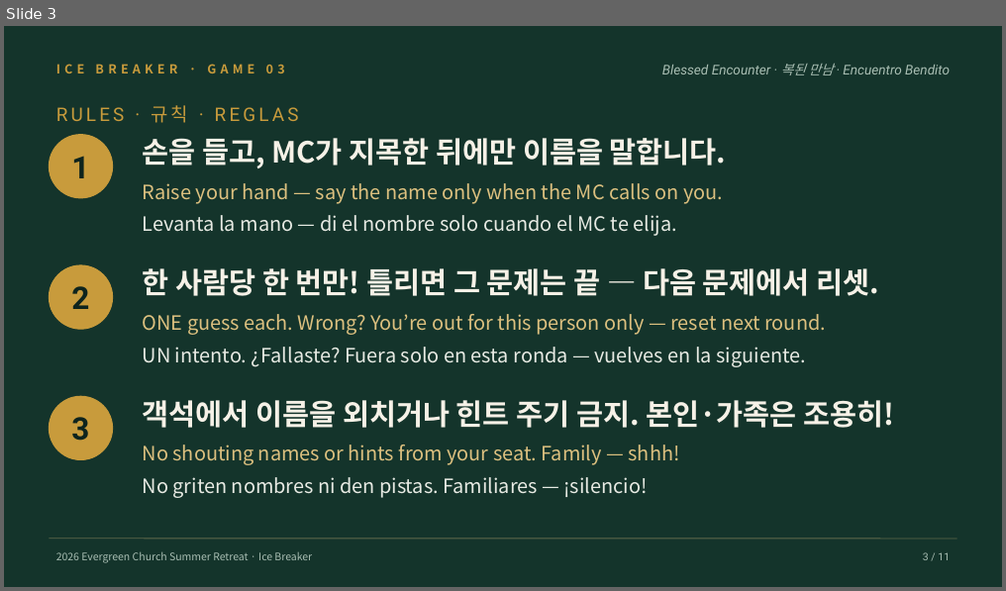
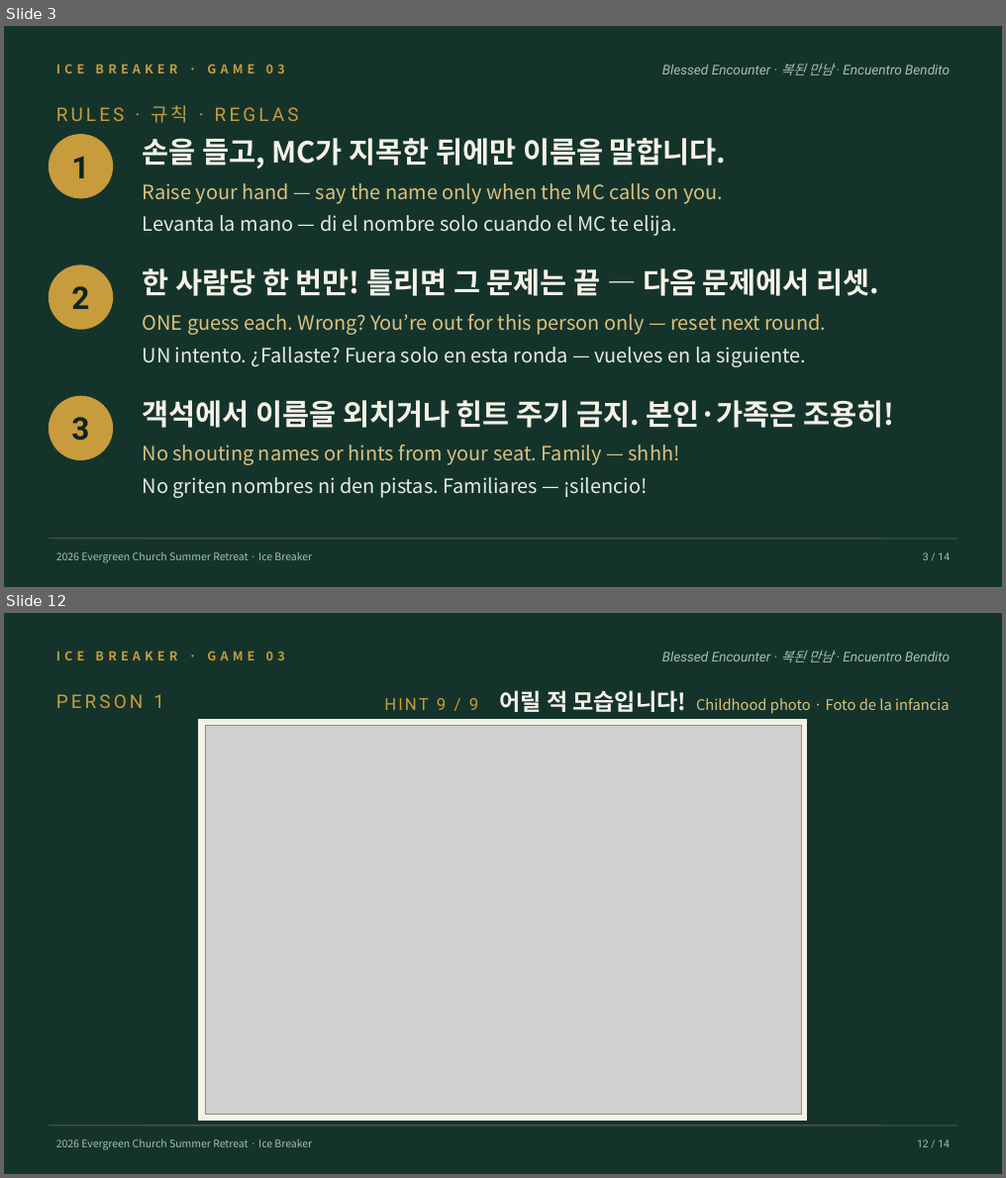
Before and after one commit to logosguru/neulpureun-retreat-2026, a slide deck: docs/icebreaker/icebreaker-03-whoisit.pptx. Shown one above the other, each under a label of ours: slide 3 before the commit, slides 3 and 12 after it; the slides between them are not shown. The pictures are 1006x591 and 1006x1178 pixels, drawn with LibreOffice and Linux fonts; fonts in the diff are those of the drawing; grey boxes stand for pictures. Boxes give left, top, right and bottom in pixels: in the first picture for what was removed or moved away, otherwise in the second. Text is boxed around its words. In the diff, an @@ line names an element or a change of style, - is before the commit and + after.

```diff
--- a/docs/icebreaker/icebreaker-03-whoisit.pptx
+++ b/docs/icebreaker/icebreaker-03-whoisit.pptx
@@ slide 12 added at bbox=[4, 613, 1002, 1174], background #14342B @@
@@ text added at bbox=[56, 651, 285, 661], 12 pt, text #C89B3C, bold @@
+ICE BREAKER · GAME 03
@@ text added at bbox=[662, 651, 949, 663], 13 pt, text #A8BDB2, italic @@
+Blessed Encounter · 복된 만남 · Encuentro Bendito
@@ text added at bbox=[56, 694, 164, 708], 18 pt, text #C89B3C @@
+PERSON 1
@@ text added at bbox=[384, 690, 949, 714], 14 pt, text #DCC07F @@
+HINT 9 / 9 어릴 적 모습입니다! Childhood photo · Foto de la infancia
@@ rectangle added at bbox=[199, 719, 807, 1121], fill #F6F1E7, outline #F6F1E7 1 pt @@
@@ picture added at bbox=[205, 725, 801, 1115] @@
@@ line added from (49, 1126) to (957, 1126), #DCC07F 0.75 pt @@
@@ text added at bbox=[56, 1139, 312, 1151], 10 pt, text #A8BDB2 @@
+2026 Evergreen Church Summer Retreat · Ice Breaker
@@ text added at bbox=[917, 1140, 949, 1148], 10 pt, text #A8BDB2 @@
+12 / 14
@@ slide 3 changed as well @@
@@ text at bbox=[923, 553, 949, 561]: text changed @@
-3 / 11
+3 / 14
```
Also in this commit, not shown: 9 other slides changed, 3 other slides added, 1 slide removed, 3 other files.
